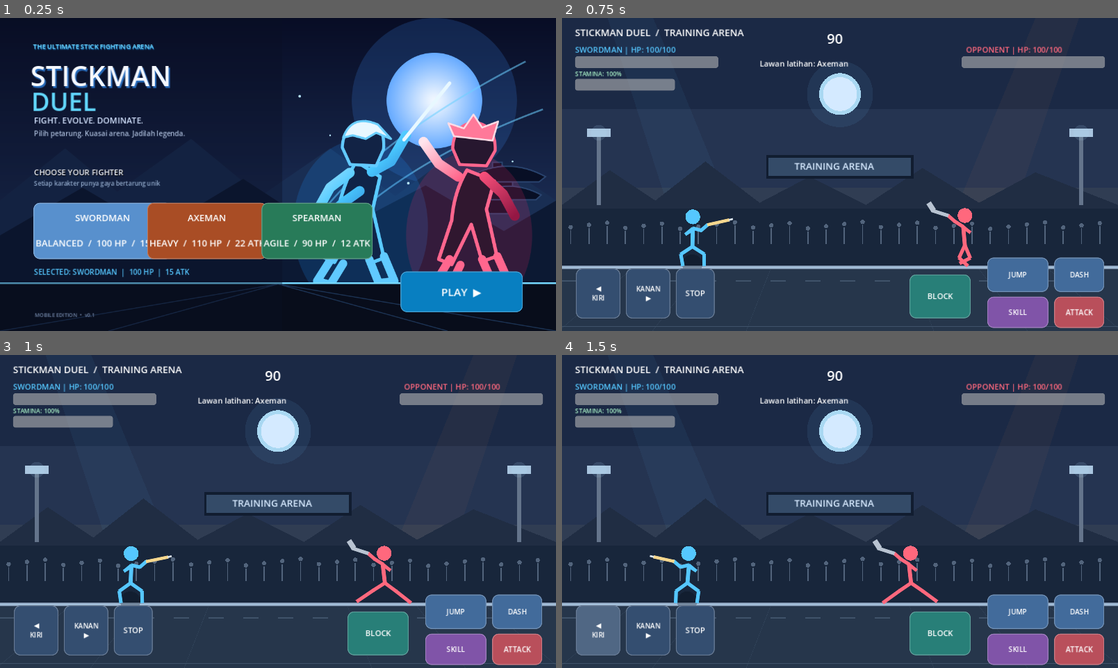
Above: before the commit, frames 1-4 (two rows, left to right).
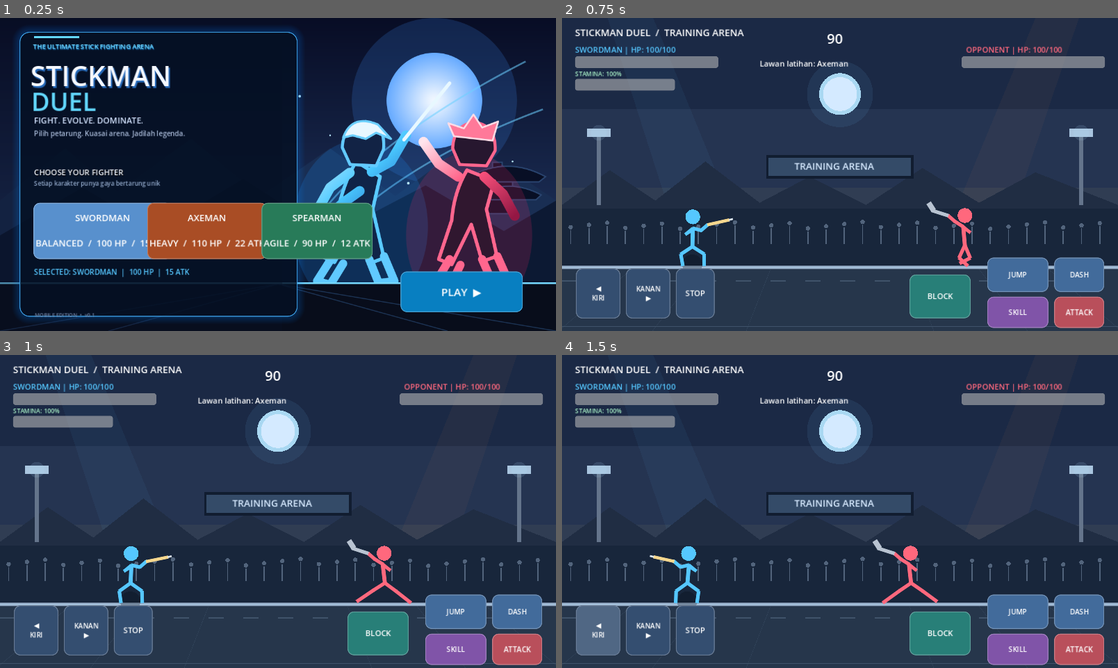
Above: after the commit, the same moments.

Repository: satriamada-web/stickman-duel
Game: Godot game, scene res://scenes/main.tscn
Two runs of this game, one before a commit and one after it. Both use one fixed random seed, a clock stepped at 60 frames per second and the inputs below.
Inputs:
- Up to frame 1 (0.25 s): no input
- Up to frame 2 (0.75 s): click "PLAY ▶" at 0.5 s
- Up to frame 3 (1 s): no input
- Up to frame 4 (1.5 s): click "◀ KIRI" at 1.25 s

The runs differ from the first frame. In frame 1, 7.6% of the frame differs, in the area x 2-55%, y 3-97%; in frame 2, nothing differs; in frame 3, nothing differs; in frame 4, nothing differs.

Commit message:
Polish main menu with glass panel and anime fighter cards

Diff:
--- a/scripts/main.gd
+++ b/scripts/main.gd
@@ -856,6 +856,29 @@
 	menu_art.mouse_filter = Control.MOUSE_FILTER_IGNORE
 	menu_ui.add_child(menu_art)
 
+	# Dark glass panel creates a deliberate readable zone over the artwork.
+	var menu_panel := Panel.new()
+	_set_ui_rect(menu_panel, 0.035, 0.045, 0.535, 0.955)
+	var panel_style := StyleBoxFlat.new()
+	panel_style.bg_color = Color(0.018, 0.035, 0.085, 0.78)
+	panel_style.border_color = Color("#3a9be0")
+	panel_style.set_border_width_all(2)
+	panel_style.corner_radius_top_left = 22
+	panel_style.corner_radius_top_right = 22
+	panel_style.corner_radius_bottom_left = 22
+	panel_style.corner_radius_bottom_right = 22
+	panel_style.shadow_color = Color(0.0, 0.45, 0.9, 0.25)
+	panel_style.shadow_size = 18
+	menu_panel.add_theme_stylebox_override("panel", panel_style)
+	menu_ui.add_child(menu_panel)
+	menu_ui.move_child(menu_panel, 1)
+
+	var accent_line := ColorRect.new()
+	accent_line.color = Color("#64d8ff")
+	accent_line.position = Vector2(78, 42)
+	accent_line.size = Vector2(105, 4)
+	menu_ui.add_child(accent_line)
+
 	# Header dan identitas visual menu utama.
 	var eyebrow := _make_label(menu_ui, "THE ULTIMATE STICK FIGHTING ARENA", Vector2(76, 54), 15, Color("#72d9ff"))
 	eyebrow.add_theme_color_override("font_shadow_color", Color("#1674b9"))
@@ -889,6 +912,23 @@
 		var left := 0.06 + float(i) * 0.205
 		_set_ui_rect(card, left, 0.59, left + 0.19, 0.77)
 		_style_game_button(card, data["color"], 16)
+		var card_style := StyleBoxFlat.new()
+		card_style.bg_color = Color(0.025, 0.075, 0.15, 0.94)
+		card_style.border_color = data["color"].lightened(0.45)
+		card_style.set_border_width_all(2)
+		card_style.corner_radius_top_left = 13
+		card_style.corner_radius_top_right = 13
+		card_style.corner_radius_bottom_left = 13
+		card_style.corner_radius_bottom_right = 13
+		card_style.shadow_color = Color(data["color"].r, data["color"].g, data["color"].b, 0.35)
+		card_style.shadow_size = 9
+		card.add_theme_stylebox_override("normal", card_style)
+		var card_hover := card_style.duplicate() as StyleBoxFlat
+		card_hover.bg_color = Color(0.06, 0.16, 0.27, 0.98)
+		card_hover.set_border_width_all(3)
+		card.add_theme_stylebox_override("hover", card_hover)
+		card.add_theme_stylebox_override("pressed", card_hover)
+		card.add_theme_color_override("font_color", Color("#f3f8ff"))
 		character_buttons[str(data["name"])] = card
 
 	selection_label = _make_label(menu_ui, "SELECTED: SWORDMAN", Vector2(78, 572), 17, Color("#70d9ff"))
